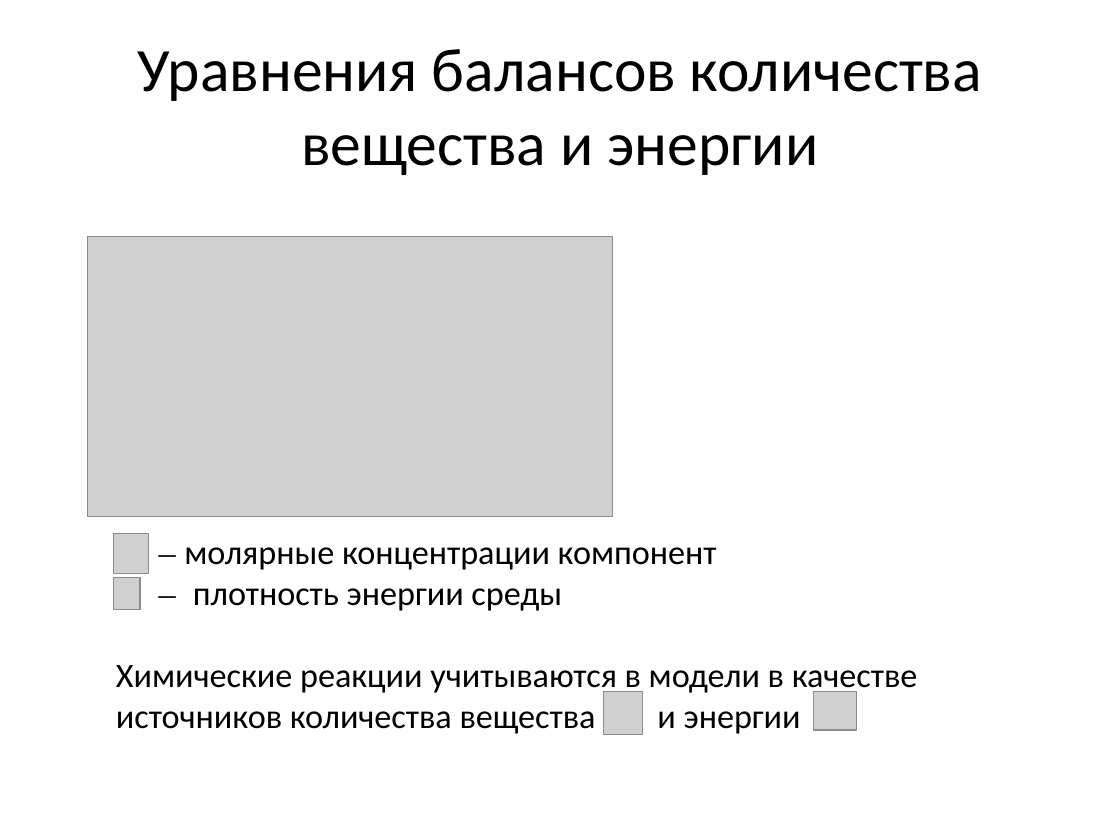
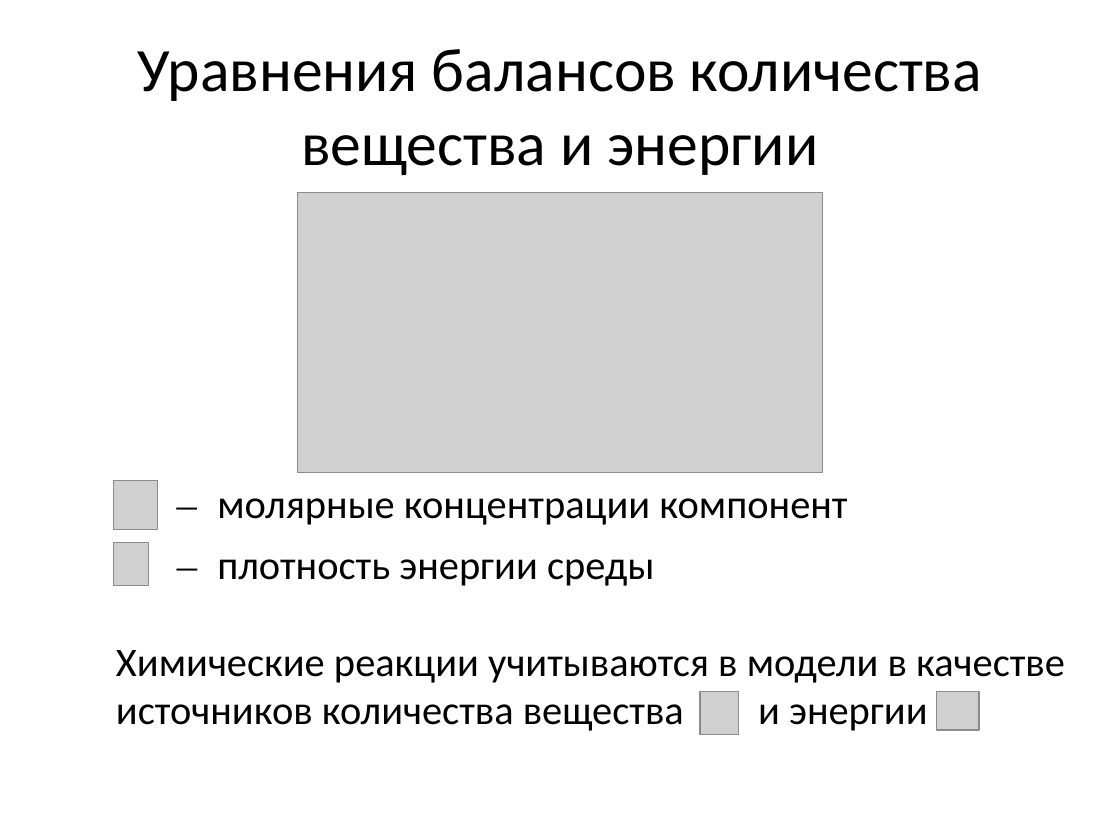
Before and after one commit to GrininViktor/Diplom, a slide deck: slide 3 of Презентация.pptx. Drawn at 1120x840 pixels with LibreOffice and Linux fonts; fonts in the diff are those of the drawing; grey boxes stand for pictures. Boxes give left, top, right and bottom in pixels: in the first picture for what was removed or moved away, otherwise in the second. Text is boxed around its words. In the diff, an @@ line names an element or a change of style, - is before the commit and + after.

```diff
--- a/Презентация.pptx
+++ b/Презентация.pptx
@@ picture: place and size @@
-picture at (87,236,613,516)
+picture at (298,193,823,473)
@@ text "– молярные концентрации компонент": place and size @@
-text "– молярные концентрации компонент" at (116,547,918,734)
+text "– молярные концентрации компонент" at (116,498,1065,731)
@@ text "– молярные концентрации компонент" at (116,498,1065,731): size 22 to 26 pt; more space between paragraphs @@
@@ picture: place and size @@
-picture at (114,534,149,573)
+picture at (114,480,158,530)
@@ picture: place and size @@
-picture at (114,578,140,610)
+picture at (114,542,149,585)
@@ picture: place and size @@
-picture at (604,691,643,735)
+picture at (700,691,739,735)
@@ picture: place and size @@
-picture at (814,691,857,730)
+picture at (936,691,979,730)
```
Also in this commit, not shown: 10 other slides changed, 5 slides added, 1 slide removed, 2 other files.
